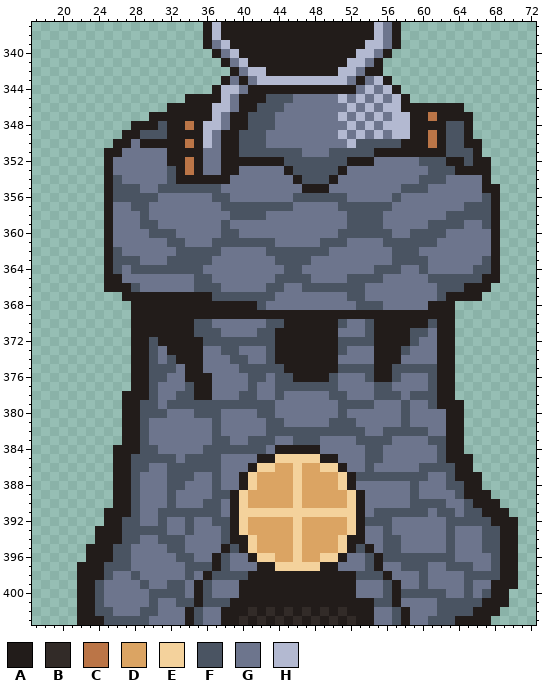
File history of a pixel-art file, data/tilemap-general.aseprite. The first picture shows the starting point.
640x640 pixels, 1 frame. Pixels under 10% opacity are left out. Shown: x 17..72, y 337..403.
Visible layers, top first: "Layer 1", "Layer 2".
Palette (. is transparent): A #221c1a  B #322b28  C #bb7547  D #dba463  E #f4d29c  F #4a5462  G #6d758d  H #b3b9d1
Pixels before (only the part around the change), first column x 19:
339 .................AGHAAAAAAAAAAAAAAAHHGA...............
340 ..................AGHAAAAAAAAAAAAAHHGA................
341 ...................AGHAAAAAAAAAAAHHGA.................
342 ....................AGHHAAAAAAAAHHGAA.................
343 ...................AGAGHHHHHHHHHHGAGHA................
344 ..................AHHGAAAAAAAAAAAAGHGHA...............
345 ...............AAAAHGAAAFFFGGGGGHGHGHGHA..............
346 .............AAAAAHHGAAFFFGGGGGGGHGHGHHAAAAAAA........
347 ...........AAAAAAAHGAAFFFGGGGGGGHGHGHGHHAACAAAA.......
348 .........AAAFAACAHHGAAFFFGGGGGGGGHGHGHHHAAAAFFA.......
349 ........AAFFFAAAAHGAAFFFGGGGGGGGHGHGHGHHAACAFFA.......
350 .......AAGAAAAACAHGAAFFFGGGGGGGGGHFFFFFAAACAFFAA......
351 ......AAGGGGGAAAAGGAAFFFFFFFGGGFFFFFAAAAAAAAFFFA......
352 ......AGGGGGGAACAGGAAAAAAAFFFFFFFAAAGGGGGFFFAAFAA.....
353 ......AGGGGGGFACAGGAAGGGGGAFFFFFAGGGGGGGGGFFFAAAA.....
354 ......AFGGGGGFAAAAAAGGGGGGGAFFFAGGGGGGGGGFFFGGGGA.....
355 ......AFFFGGFFFFFFFGGGGGGGGGAAAGGGGGGGGFFFGGGGGGAA....
356 ......AFFFFFGGGGGGFFGGGGGGGFFFFFFGGGGGFGGGGGGGGGFA....
357 ......AGGFFGGGGGGGGFFFFFFFFGGGGGFFFFFFGGGGGGGGFFFA....
358 ......AGGGFGGGGGGGGGFFFFGGGGGGGGGFFFFGGGGGGGFFFFFA....
359 ......AGGGFFGGGGGGGFGGGGGGGGGGGGGFFFFGGGGGFFFFGGFA....
360 ......AGGGGFFFGGGGGFFGGGGGGGGGGGFFFFFFGGFFFFGGGGGA....
361 ......AGGGGGGFFGGGFFFFFFFGGGGGFFFGGGGFFFFFFGGGGGGA....
362 ......AFGGGGGGFFFFFGGGGGFFFFFFFGGGGGGGFFFGGGGGGGGA....
363 ......AFFFGGGFFFFFGGGGGGGFFFFGGGGGGGGGFFFFGGGGGGFA....
364 ......AFGFFFFFFFFGGGGGGGGGFFGGGGGGGGFFFGGFGGGGGFFA....
365 ......AAGGGGGGGGFFGGGGGGGFFFFGGGGFFFFGGGGGFFFFFFAA....
366 ......AAAFGGGGGGFFFGGGGGFFGGFFFFFFFGGGGGGGGFFFAAA.....
367 ........AAAAAAAAAAFFFFFFFGGGGGGGGFFGGGGGGGGFAAAA......
368 .........AAAAAAAAAAAAAAFGGGGGGGGGGFFFGGGGGAAA.........
369 .........AAAAAAAAAAAAAAAAAAAAAAAAAAAAAAAAAAAA.........
370 .........AAAAAAAFFGGGGGGFFAAAAAAFGGFAAAAAAFAA.........
371 .........AAAAAAAFFFGGGGFFAAAAAAAGGGFAAAAFFGAA.........
372 .........AAFAAAAAFFFFFFFFAAAAAAAFFFFAAAAFGGAA.........
373 .........AAFGAAAAGGFFGGGFAAAAAAAFGGGAAAFGGGAA.........
374 .........AAFGFAAAGGGFFGGFAAAAAAAGGGGAAAGGGGAA.........
375 .........AAFFFGAAGGGGFFFFFAAAAAAFFFFAAFFFFFAA.........
376 .........AAFFGGAAAGGGGFFGFFAAAAFGGGFAAFGGGFAA.........
377 .........AAFGGGFAAGGGGFGGFFFFFFFGGGGFFGGGGFAA.........
378 ........AAAFGGFFAAGGGFFGGFGGGGGFFGGGFFFGFFFAA.........
379 ........AAFFGFFFFFFFFFFFFGGGGGGGFFFFGGGFGGFAAA........
380 ........AAFFFGGGFFFGGGGFFGGGGGGGFGGGGGGFGGGGAA........
381 ........AAFGGGGGGGFGGGGGFFGGGGGFFFGGGGGFGGGGAA........
382 ........AAFGGGGGGGFGGGGGFFFFFFFFFFFGGFFFFFGGAA........
383 ........AAFGGGGGGGFFGGFFFGGFFFGGGGFFFFGGGGFFAA........
384 .......AAAFFGGGGGFFFFFFFGAAAAAGGGGGFFGGGGGGFAA........
385 .......AAFFFFFGFFFFGGGGAAEEEEEAAGGGFFGGGGGGFAAA.......
386 .......AAFFGGFFFFFFGGGAEEDDEDDEEAGGFGGGGGFFFFAA.......
387 .......AAFGGGFFFGGFGGAEDDDDEDDDDEAFFFFFFFFGGFAAA......
388 .......AAFGGGFFGGGFGGAEDDDDEDDDDEAGGGGGGFGGGFFAA......
389 .......AAFGGGFGGGGFFAEDDDDDEDDDDDEAGGGGGFGGGGFAAA.....
390 .......AAFGGGFGGGFFGAEDDDDDEDDDDDEAGGGGGFFFFGGFAAA....
391 ......AAAFGGFFFFFFFGAEEEEEEEEEEEEEAGFFFFFFGFFGFFAAA...
392 ......AAFFGGFGGFGGFFAEDDDDDEDDDDDEAFFFGGGGGGFFFFFAAA..
393 .....AAAFFFFFGGFGGGFAEDDDDDEDDDDDEAGGFGGGGGGFGGGFFAA..
394 .....AAAFFGGFFFGGGGFAAEDDDDEDDDDEAAGGFFGGGGGFGGGFFAA..
395 ....AAAFFGGGGFFGGGGAFAEDDDDEDDDDEAFAGFFGGGGGFGGGFFAA..
396 ....AAAFFGGGGGFFGGAFGGAEEDDEDDEEAGGFAFFFFFFFFGGGGFAA..
397 ...AAAFFFGGGGGGFFFAFGGGAAEEEEEAAGGGFAGGFFFGGFFFGGFAA..
398 ...AAAFGGFGGGGGFGAFFFFAAAAAAAAAAAAFFFAGGGFGGGGFFFFAA..
399 ...AAFGGGGFGGFFGAFGGGAAAAAAAAAAAAAGGGFAGGFGGGGFGGAAA..
400 ...AAFGGGGGFFFFGAFGGGAAAAAAAAAAAAAGGGFAFFFFFGGFGFAA...
401 ...AAFGGGGGFGGFFAFFFAAAAAAAAAAAAAAAAFFAGGGGFFFFFAAA...
402 ...AAFFGGGFFGGGAFGGAAABABABABABABAAAGGFAGGGFFFFAAA....
403 ...AAAFFFFFGGGGAFGGAABABABABABABABAAGGFAGGFFFAAAA.....
Once edited:
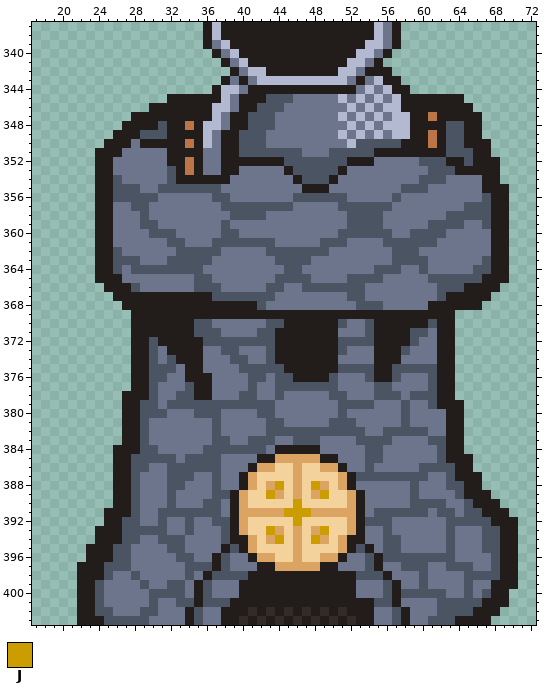
Colours new in this view: J #cc9d01
From old to new:
{"where": "layer \"Layer 1\""}
{"y":342,"x":56,"old":".","new":"A"}
{"y":343,"x":57,"old":".","new":"A"}
{"y":344,"x":58,"old":".","new":"A"}
{"y":345,"x":32,"old":"..","new":"AA"}
{"y":345,"x":59,"old":"......","new":"AAAAAA"}
{"y":346,"x":30,"old":"..","new":"AA"}
{"y":346,"x":65,"old":".","new":"A"}
{"y":347,"x":28,"old":"..","new":"AA"}
{"y":347,"x":66,"old":".","new":"A"}
{"y":348,"x":27,"old":".","new":"A"}
{"y":348,"x":66,"old":".","new":"A"}
{"y":349,"x":26,"old":".","new":"A"}
{"y":349,"x":66,"old":".","new":"A"}
{"y":350,"x":25,"old":".","new":"A"}
{"y":350,"x":67,"old":".","new":"A"}
{"y":351,"x":24,"old":".","new":"A"}
{"y":351,"x":67,"old":".","new":"A"}
{"y":352,"x":24,"old":".","new":"A"}
{"y":352,"x":68,"old":".","new":"A"}
{"y":353,"x":24,"old":".","new":"A"}
{"y":353,"x":68,"old":".","new":"A"}
{"y":354,"x":24,"old":".","new":"A"}
{"y":354,"x":68,"old":".","new":"A"}
{"y":355,"x":24,"old":".","new":"A"}
{"y":355,"x":69,"old":".","new":"A"}
{"y":356,"x":24,"old":".","new":"A"}
{"y":356,"x":69,"old":".","new":"A"}
{"y":357,"x":24,"old":".","new":"A"}
{"y":357,"x":69,"old":".","new":"A"}
{"y":358,"x":24,"old":".","new":"A"}
{"y":358,"x":69,"old":".","new":"A"}
{"y":359,"x":24,"old":".","new":"A"}
{"y":359,"x":69,"old":".","new":"A"}
{"y":360,"x":24,"old":".","new":"A"}
{"y":360,"x":69,"old":".","new":"A"}
{"y":361,"x":24,"old":".","new":"A"}
{"y":361,"x":69,"old":".","new":"A"}
{"y":362,"x":24,"old":".","new":"A"}
{"y":362,"x":69,"old":".","new":"A"}
{"y":363,"x":24,"old":".","new":"A"}
{"y":363,"x":69,"old":".","new":"A"}
{"y":364,"x":24,"old":".","new":"A"}
{"y":364,"x":69,"old":".","new":"A"}
{"y":365,"x":24,"old":".","new":"A"}
{"y":365,"x":69,"old":".","new":"A"}
{"y":366,"x":68,"old":".","new":"A"}
{"y":367,"x":26,"old":".","new":"A"}
{"y":367,"x":67,"old":".","new":"A"}
{"y":368,"x":27,"old":".","new":"A"}
{"y":368,"x":64,"old":"...","new":"AAA"}
{"y":385,"x":44,"old":"EEEEE","new":"DDDDD"}
{"y":386,"x":42,"old":"EEDDEDDEE","new":"DDEEDEEDD"}
{"y":387,"x":41,"old":"EDDDDEDDDDE","new":"DEEEEDEEEED"}
{"y":388,"x":41,"old":"ED","new":"DE"}
{"y":388,"x":44,"old":"DDEDD","new":"JEDEJ"}
{"y":388,"x":50,"old":"DE","new":"ED"}
{"y":389,"x":40,"old":"EDDD","new":"DEEJ"}
{"y":389,"x":45,"old":"DED","new":"EDE"}
{"y":389,"x":49,"old":"DDDE","new":"JEED"}
{"y":390,"x":40,"old":"EDDDDDEDDDDDE","new":"DEEEEEJEEEEED"}
{"y":391,"x":40,"old":"EEEEEEEEEEEEE","new":"DDDDDJJJDDDDD"}
{"y":392,"x":40,"old":"EDDDDDEDDDDDE","new":"DEEEEEJEEEEED"}
{"y":393,"x":40,"old":"EDDD","new":"DEEJ"}
{"y":393,"x":45,"old":"DED","new":"EDE"}
{"y":393,"x":49,"old":"DDDE","new":"JEED"}
{"y":394,"x":41,"old":"ED","new":"DE"}
{"y":394,"x":44,"old":"DDEDD","new":"JEDEJ"}
{"y":394,"x":50,"old":"DE","new":"ED"}
{"y":395,"x":41,"old":"EDDDDEDDDDE","new":"DEEEEDEEEED"}
{"y":396,"x":42,"old":"EEDDEDDEE","new":"DDEEDEEDD"}
{"y":397,"x":44,"old":"EEEEE","new":"DDDDD"}
